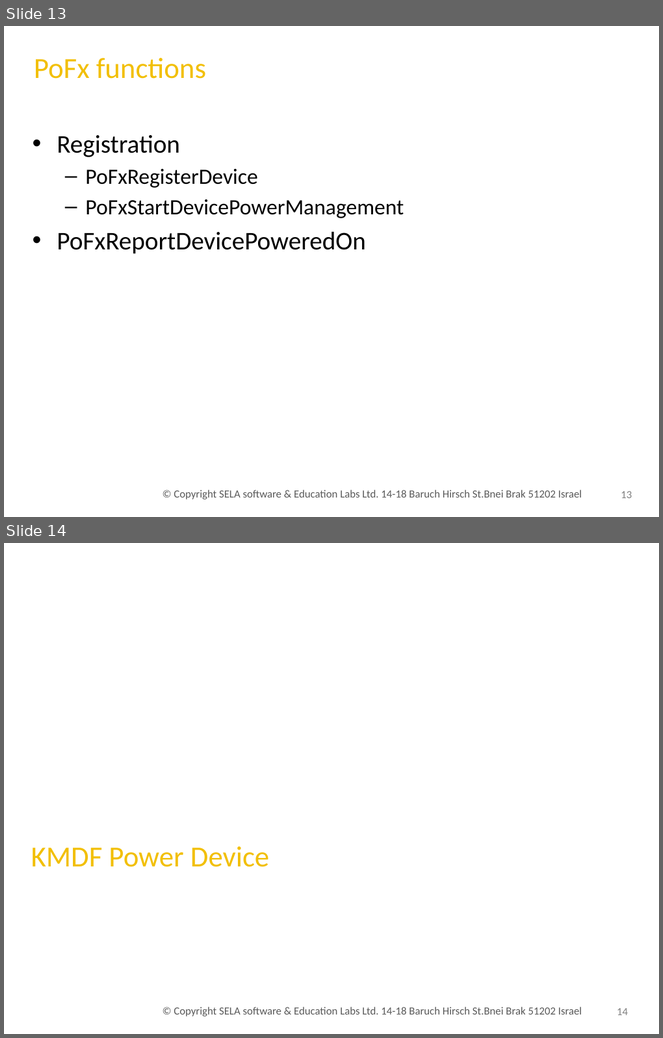
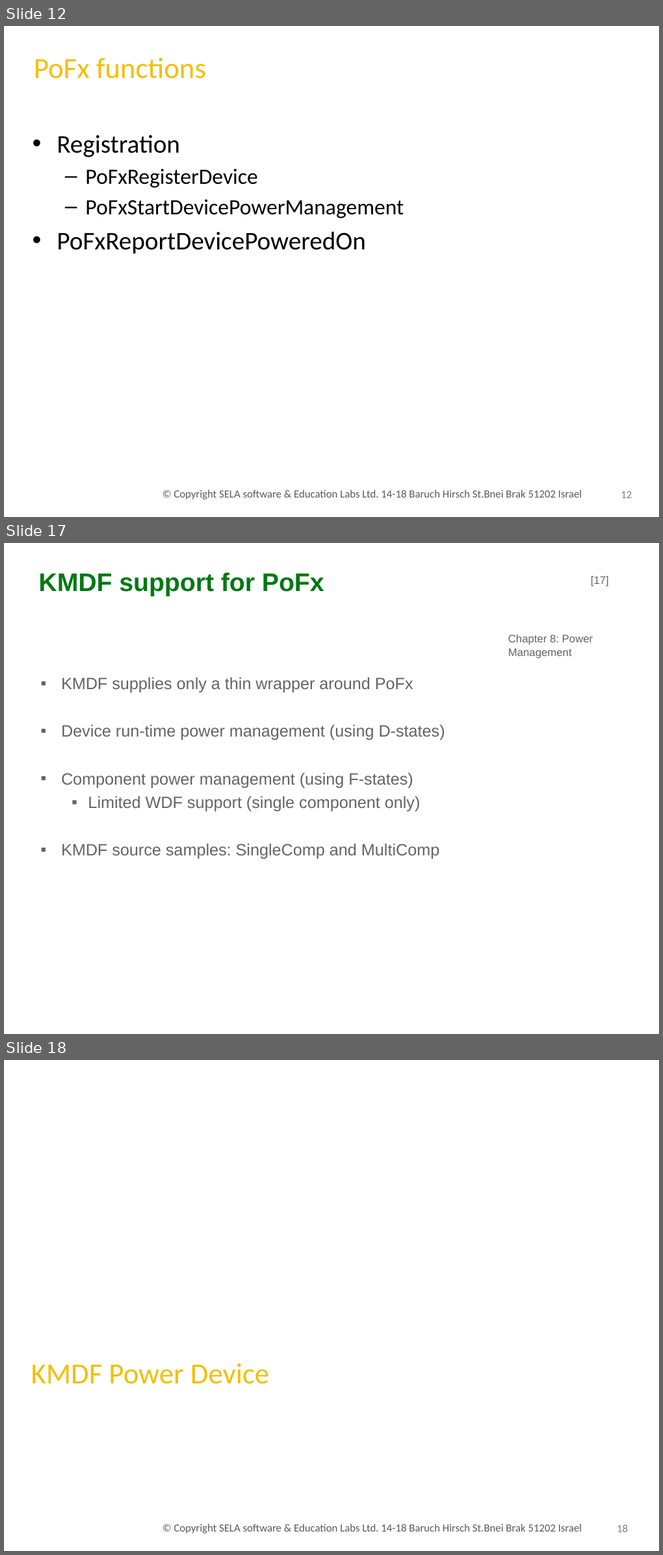
Before and after one commit to uri247/Projects, a slide deck: pmgmt/Pow040.Kmdf.pptx. Shown one above the other, each under a label of ours: slides 13 and 14 before the commit, slides 12, 17 and 18 after it; the slides between them are not shown. The pictures are 663x1038 and 663x1555 pixels, drawn with LibreOffice and Linux fonts; fonts in the diff are those of the drawing; background and template pictures are left out. Boxes give left, top, right and bottom in pixels: in the first picture for what was removed or moved away, otherwise in the second. Text is boxed around its words. In the diff, an @@ line names an element or a change of style, - is before the commit and + after.

```diff
--- a/pmgmt/Pow040.Kmdf.pptx
+++ b/pmgmt/Pow040.Kmdf.pptx
@@ slide 17 added at [4, 543, 659, 1034], background picture (left out) @@
@@ text added at [38, 572, 324, 596], 28 pt, text #007814, bold @@
+KMDF support for PoFx
@@ page number added at [591, 576, 609, 587], 12 pt, text #646464 @@
+[17]
@@ text added at [508, 635, 594, 659], 12 pt, text #646464 @@
+Chapter 8: Power Management
@@ text added at [61, 678, 445, 859], 18 pt, text #646464 @@
+▪ KMDF supplies only a thin wrapper around PoFx
+▪ Device run-time power management (using D-states)
+▪ Component power management (using F-states)
+  ▪ Limited WDF support (single component only)
+▪ KMDF source samples: SingleComp and MultiComp
@@ what was slide 13 is now slide 12 @@
@@ page number at [621, 491, 632, 499]: text changed @@
-13
+12
@@ what was slide 14 is now slide 18 @@
@@ page number at [617, 1525, 628, 1533]: text changed @@
-14
+18
```
Also in this commit, not shown: 4 other slides added, 1 slide removed, 1 other file.
